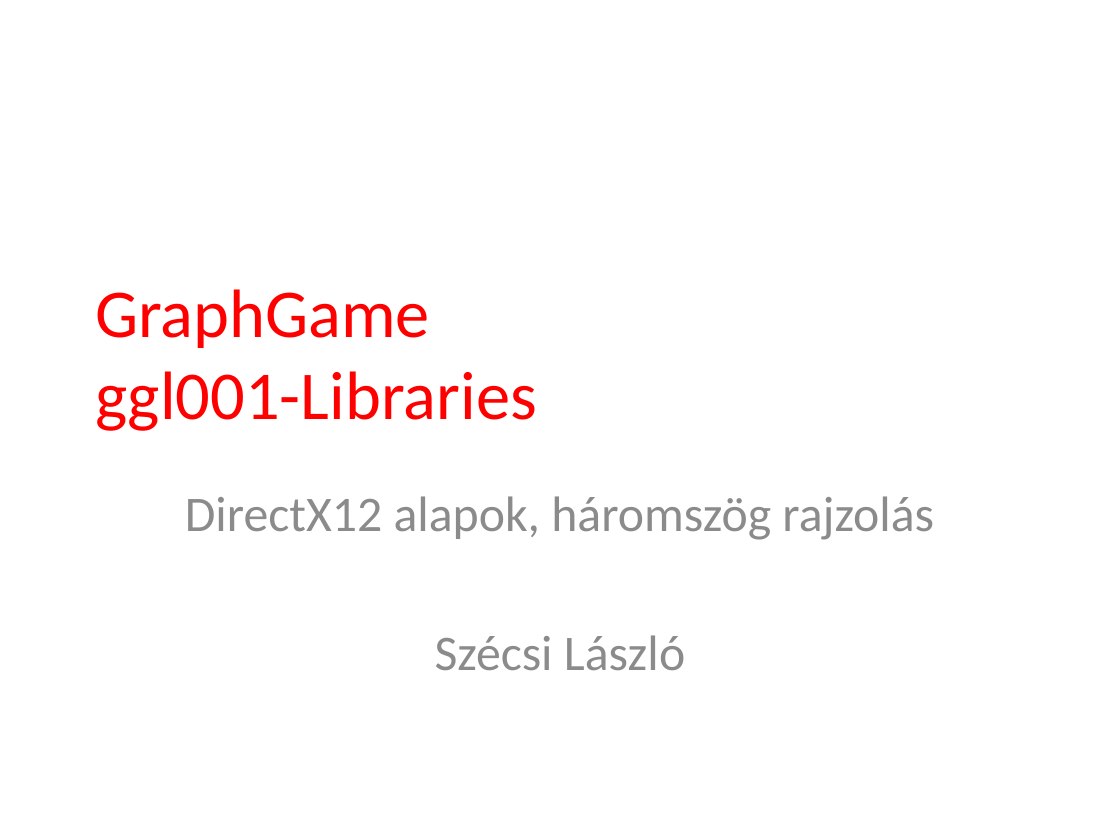
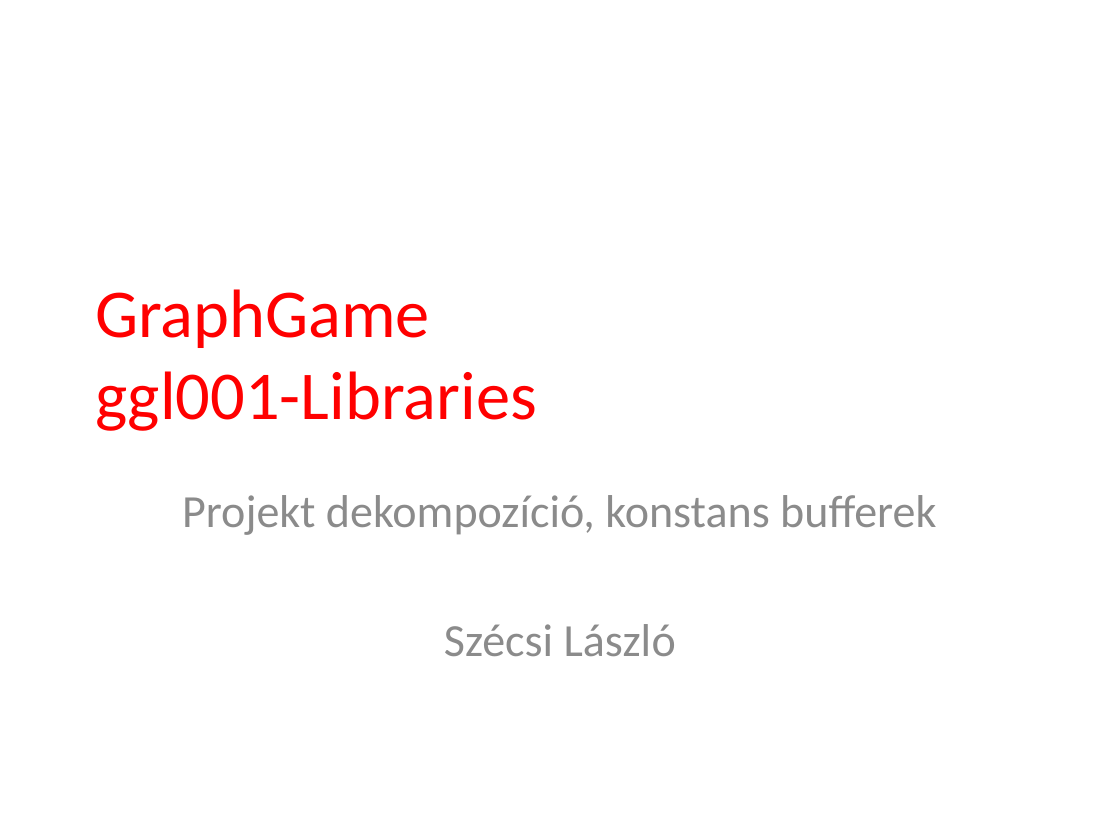
Before and after one commit to tyekx/dx12, a slide deck: slide 1 of Slides/gg001-Libraries.pptx. Drawn at 1120x840 pixels with LibreOffice and Linux fonts; fonts in the diff are those of the drawing; background and template pictures are left out. Boxes give left, top, right and bottom in pixels: in the first picture for what was removed or moved away, otherwise in the second. Text is boxed around its words. In the diff, an @@ line names an element or a change of style, - is before the commit and + after.

```diff
--- a/Slides/gg001-Libraries.pptx
+++ b/Slides/gg001-Libraries.pptx
@@ subtitle at (182, 495, 936, 535): text changed; size 32 to 29.6 pt @@
-DirectX12 alapok, háromszög rajzolás
+Projekt dekompozíció, konstans bufferek
@@ subtitle at (444, 624, 676, 656): size 32 to 29.6 pt in "Szécsi László" @@
```
Also in this commit, not shown: 1 other slide changed.
